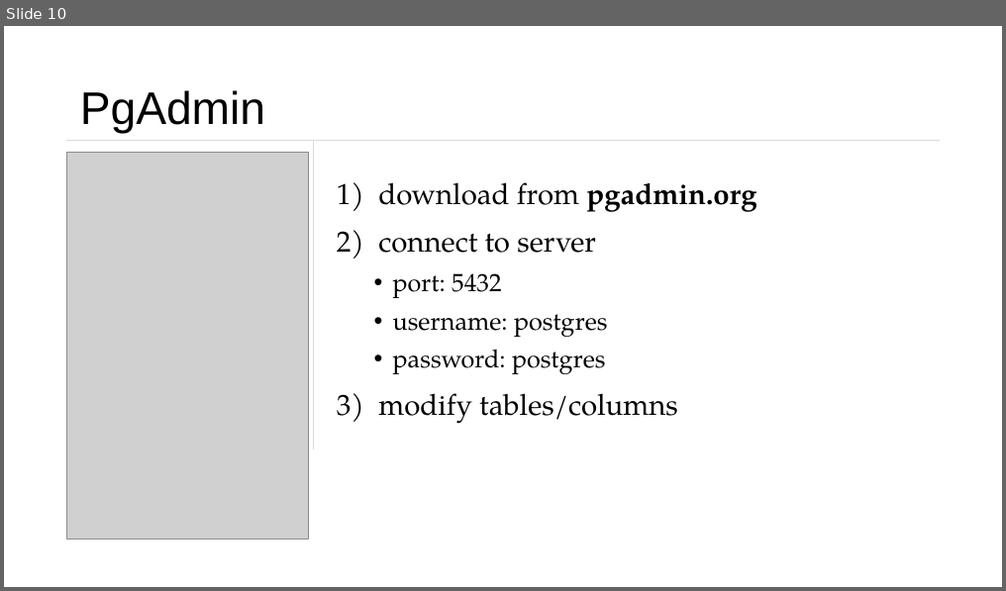
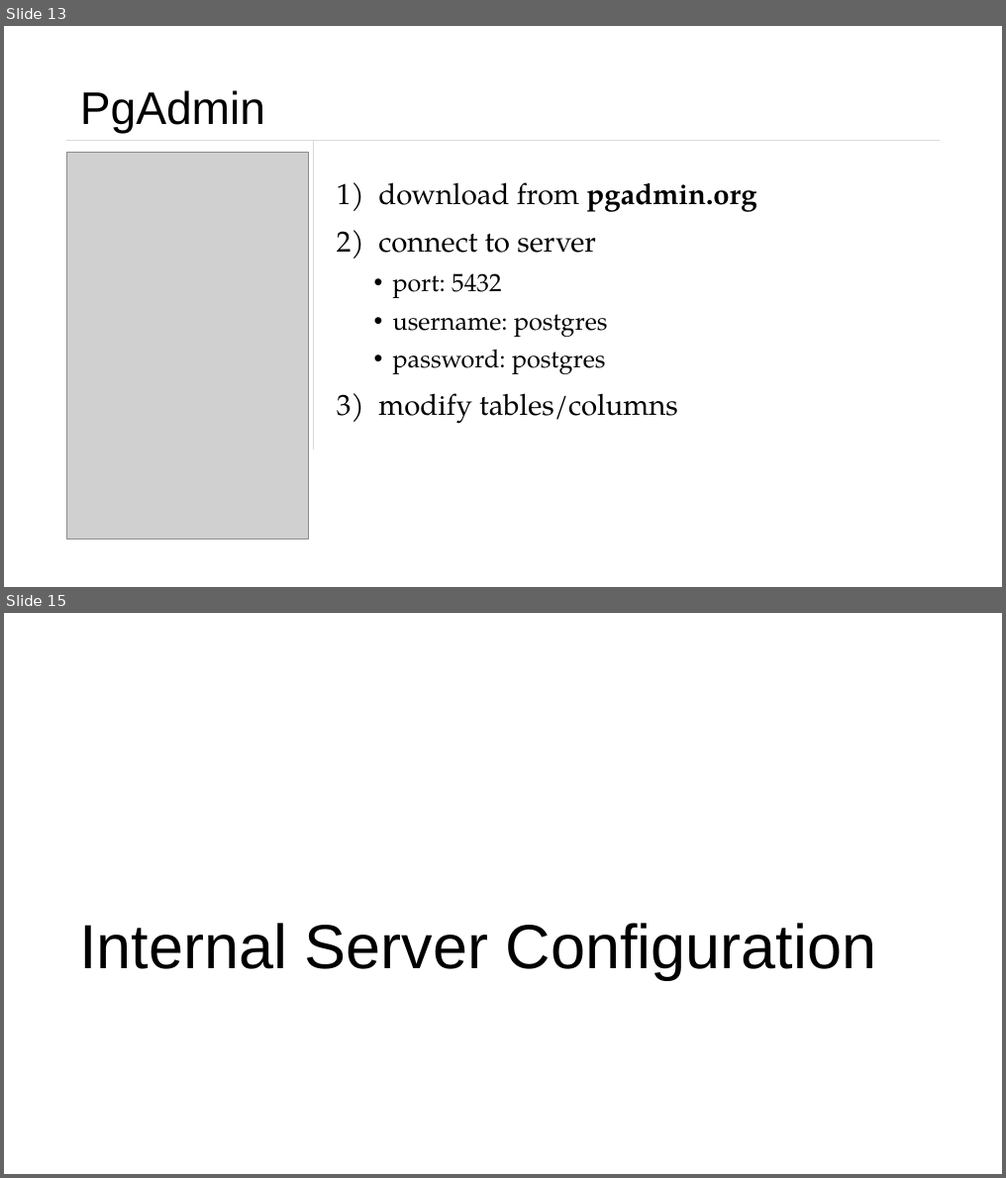
Before and after one commit to Vladnet47/Weather-Station, a slide deck: Presentation.pptx. Shown one above the other, each under a label of ours: slide 10 before the commit, slides 13 and 15 after it; the slides between them are not shown. The pictures are 1006x591 and 1006x1178 pixels, drawn with LibreOffice and Linux fonts; fonts in the diff are those of the drawing; grey boxes stand for pictures. Boxes give left, top, right and bottom in pixels: in the first picture for what was removed or moved away, otherwise in the second. Text is boxed around its words. In the diff, an @@ line names an element or a change of style, - is before the commit and + after.

```diff
--- a/Presentation.pptx
+++ b/Presentation.pptx
@@ slide 15 added at bbox=[4, 613, 1002, 1174], background #FFFFFF @@
@@ title added at bbox=[79, 923, 877, 980], 60 pt, text #000000 @@
+Internal Server Configuration
@@ what was slide 10 is now slide 13 @@
```
Also in this commit, not shown: 1 slide changed, 6 other slides added.
